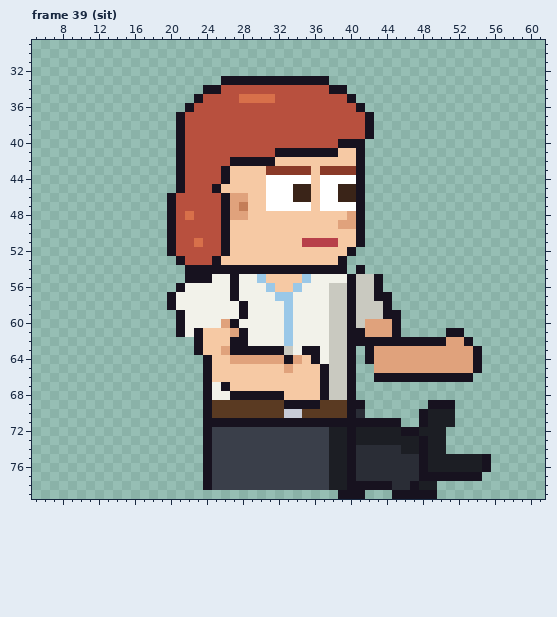
Two versions of one pixel-art file, sprites/clients/client_dentdoc_b_right_anim.aseprite. That is the earlier state.
64x80 pixels, 85 frames. Colours within 5 levels of each other are drawn and written as one. Shown: frame 39 (sit): x 5..61, y 29..79. The commit also changed other frames, which this record leaves out.
After:
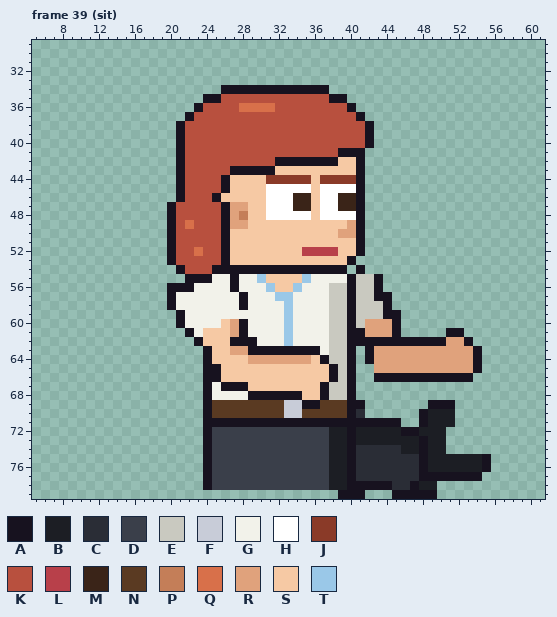
Palette (. is transparent): A #17121f  B #1c1e24  C #2a2d36  D #3a3f4a  E #c9c9c0  F #c8ccd8  G #f2f2ea  H #ffffff  J #8a3a28  K #b8503e  L #b8404a  M #3a2418  N #5a3a22  P #c47e58  Q #d8704a  R #e0a27c  S #f6c9a4  T #9ac8e8
Difference:
Frame 39 (sit):
y 33: x 26..37 AAAAAAAAAAAA -> ............
y 34: x 24..39 AAKKKKKKKKKKKKAA -> ..AAAAAAAAAAAA..
y 35: x 23..25 AKK -> .AA; x 28..31 QQQQ -> KKKK; x 38..40 KKA -> AA.
y 36: x 22..23 AK -> .A; x 28..31 KKKK -> QQQQ; x 40..41 KA -> A.
y 37: x 21..22 AK -> .A; x 41..42 KA -> A.
y 40: x 39..42 AAA. -> KKKA
y 41: x 32..40 AAAAAAASS -> KKKKKKKAA
y 42: x 27..38 AAAAASSSSSSS -> KKKKKAAAAAAA
y 43: x 26..35 ASSSSJJJJJ -> KAAAAASSSS; x 37..40 JJJJ -> SSSS
y 44: x 31..35 HHHHH -> JJJJJ; x 37..40 HHHH -> JJJJ
y 45: x 25..26 AS -> KA; x 34..35 MM -> HH; x 39..40 MM -> HH
y 46: x 20..21 AK -> .A; x 25..28 KARR -> ASSS
y 47: x 28 P -> R; x 34..35 HH -> MM; x 39..40 HH -> MM
y 48: x 22 Q -> K; x 28 R -> P; x 31..35 SSSSS -> HHHHH; x 37..40 SSSR -> HHHH
y 49: x 22 K -> Q; x 27..28 SS -> RR; x 39 R -> S
y 50: x 39..40 SS -> RR
y 51: x 23 Q -> K; x 35..38 LLLL -> SSSS
y 52: x 23 K -> Q; x 35..38 SSSS -> LLLL; x 40..41 A. -> SA
y 53: x 20..21 .A -> AK; x 25..26 AS -> KA; x 39..40 A. -> SA
y 54: x 21..24 .AAA -> AKKK
y 56: x 20 . -> A; x 22 G -> A
y 57: x 27..28 AG -> GA
y 59: x 28 A -> G
y 60: x 26..28 RAG -> SRA
y 61: x 21..23 AGA -> .AG
y 62: x 29 G -> A
y 63: x 23..24 AS -> .A; x 26..28 RAA -> SRR; x 33..34 EG -> AA
y 64: x 27..28 RR -> SS; x 33 A -> R; x 35..37 SAG -> RSA
y 65: x 25 S -> A; x 33 R -> S; x 37..38 AE -> SA
y 66: x 25 S -> A; x 37..38 AE -> SA
y 67: x 27..28 SS -> AA
y 68: x 27..28 AA -> GG; x 33..34 SS -> AA
y 69: x 33..34 AA -> FF
Boxes around the changes in both pictures, in picture pixels (x1, y1, x2, y2):
changed: (167, 76, 374, 409)
